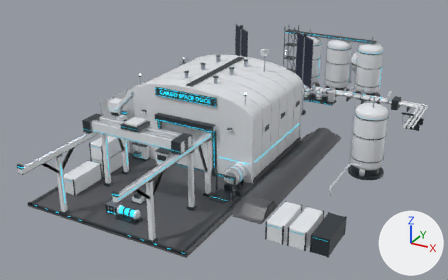
What one commit did to the glTF model art/3d/buildings/cargo_dock/layout_v4/cargo_dock_overhead_v4.glb.
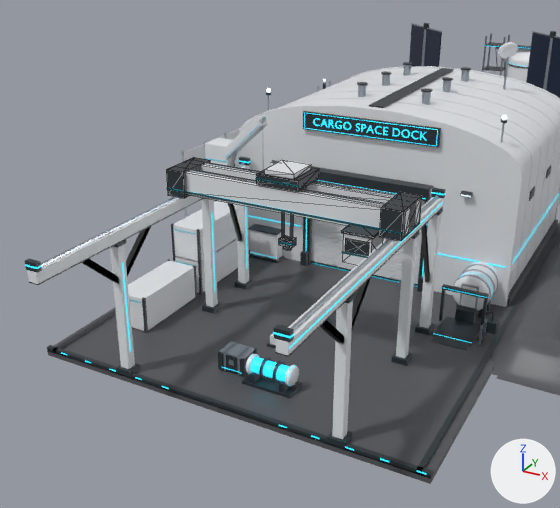
There are two pictures of each version: one whole from a camera (50 mm lens) standing at (47.0, -70.1, 43.0) and looking at (1.0, 13.5, 1.2), one close up from a camera (50 mm lens) standing at (20.9, -48.1, 26.2) and looking at (0.9, -11.6, 7.9). Arrows for +X, +Y and +Z are at lower right; the lights stay in place. The older version's two pictures come first. The close-ups show mesh edges as thin lines. Where no turn or scale is listed for an object, it has been applied to the vertices. Vertices at exactly the same position are counted once.

Script lines for the objects in view, before the commit:
```python
me_gc_mesh = bpy.data.meshes.new('GC_Mesh')
me_gc_mesh.from_pydata(...)  # 262 vertices, 352 faces; spans x -7.9..7.9, y -11.4..-7.5, z 7.0..12.4
me_gc_mesh.materials.append(mat_shm_paint)
me_mesh_0 = bpy.data.meshes.new('Mesh_0')
me_mesh_0.from_pydata(...)  # 1486 vertices, 2680 faces; spans x 10.6..46.8, y -59.2..15.7, z 7.5..19.9
me_mesh_0.materials.append(mat_shm_glowcyan)
me_mesh_3 = bpy.data.meshes.new('Mesh_3')
me_mesh_3.from_pydata(...)  # 6691 vertices, 12352 faces; spans x 9.8..52.7, y -59.2..15.9, z 7.1..24.0
me_mesh_3.materials.append(mat_shm_paint)
ob_gc_mesh = bpy.data.objects.new('GC_Mesh', me_gc_mesh)
ob_gc_mesh.location = (0.0, 0.0, 0.0)
ob_mesh_0 = bpy.data.objects.new('Mesh_0', me_mesh_0)
ob_mesh_0.location = (-24.75, 36.26, -7.39)
ob_mesh_3 = bpy.data.objects.new('Mesh_3', me_mesh_3)
ob_mesh_3.location = (-24.75, 36.26, -7.39)
# also in view: 'Mesh_5' at (0.0, 3.7, 3.7); 'Mesh_8' at (-9.5, 1.0, 6.6); 'Mesh_10' at (4.3, 4.5, 6.3); 'Mesh_2' at (5.8, 13.9, 7.8)
```
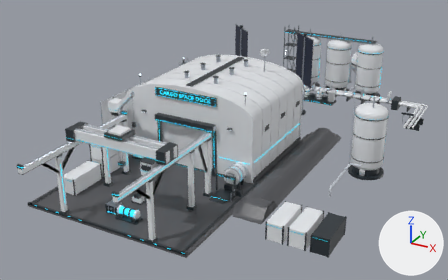
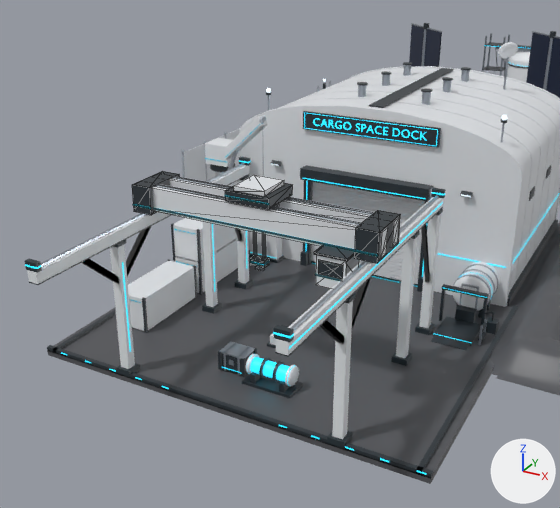
Location of each change, [x1, y1, x2, y2] in pixels of the close-ups (560 x 508 px):
'GC_Mesh', moved
    before: [166, 157, 422, 265]
    after: [132, 171, 400, 288]

Edits to the bpy script that builds the scene:
```text
Change me_gc_mesh:
    used by ob_gc_mesh; location = (0.0, 0.0, 0.0)
    remove me_gc_mesh.from_pydata(...)  # 262 vertices, 352 faces; spans x -7.9..7.9, y -11.4..-7.5, z 7.0..12.4
    add me_gc_mesh.from_pydata(...)  # 262 vertices, 352 faces; spans x -7.9..7.9, y -14.8..-10.9, z 7.0..12.4
    me_gc_mesh part 1: the whole mesh is moved by (0.0, -3.4, 0.0)
```
